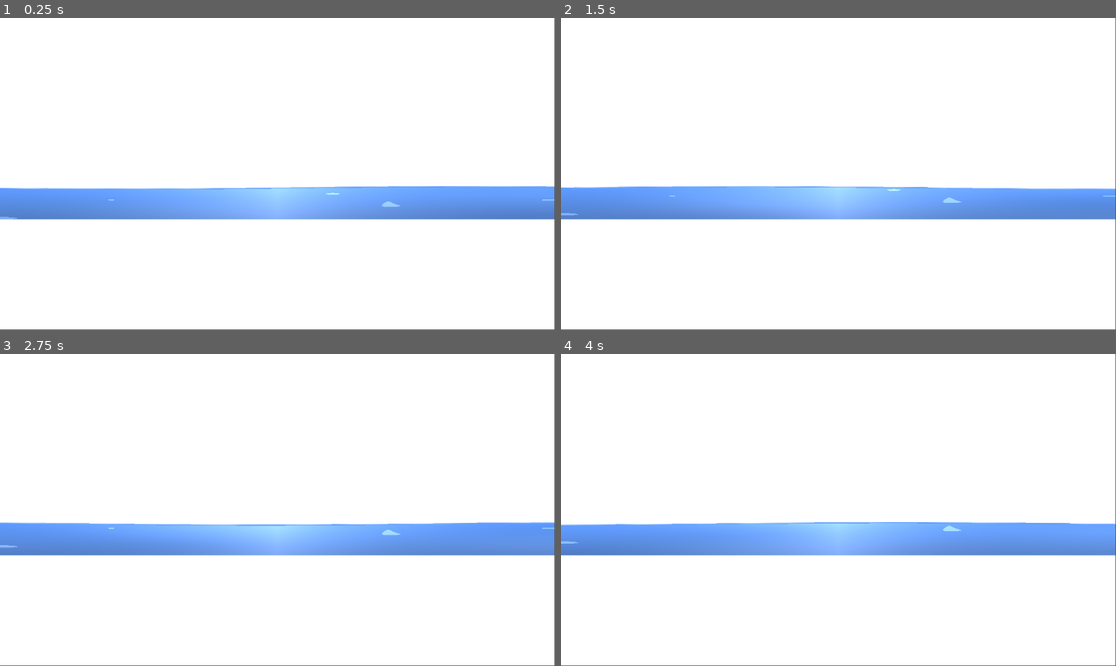
Above: before the commit, frames 1-4 (two rows, left to right).
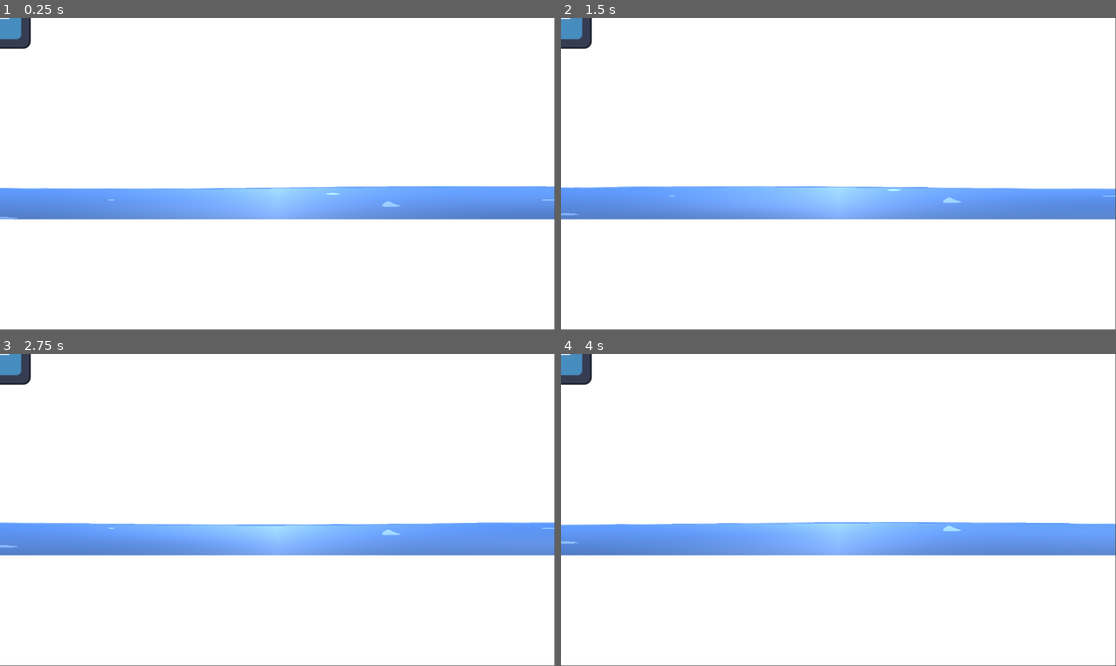
Above: after the commit, the same moments.

Repository: Jadiefication/Campfire-GameJam
Game: Godot game, scene res://scenes/base.tscn
Two runs of this game, one before a commit and one after it. Both use one fixed random seed, a clock stepped at 60 frames per second and the inputs below. The engine's default icon, where the game draws it, is replaced by a stand-in: a white triangle on a blue panel in a dark square.
Inputs:
- Up to frame 1 (0.25 s): no input
- Up to frame 2 (1.5 s): tap Enter at 0.5 s
- Up to frame 3 (2.75 s): tap Space at 2 s
- Up to frame 4 (4 s): tap Enter at 2.75 s

The runs differ from the first frame. In frame 1, 0.6% of the frame differs, in the area x 0-6%, y 0-11%; in frame 2, 0.6%; in frame 3, 0.6%; in frame 4, 0.6%.

Commit message:
added a base fish spawner and the fish, the fish will charge at the players direction

Diff:
--- /dev/null
+++ b/scenes/attack_fish_dash.tscn
@@ -0,0 +1,16 @@
+[gd_scene format=3 uid="uid://bqib3ynb2nivy"]
+
+[ext_resource type="Texture2D" uid="uid://d0285k5iabi3g" path="res://icon.svg" id="1_8lv6u"]
+[ext_resource type="Script" uid="uid://dlw8j77m6qkea" path="res://scripts/attack_fish_dash.gd" id="1_kg1jg"]
+
+[sub_resource type="CircleShape2D" id="CircleShape2D_8lv6u"]
+radius = 69.4
+
+[node name="dash_fish_enemy" type="CharacterBody2D" unique_id=909622500]
+script = ExtResource("1_kg1jg")
+
+[node name="Sprite2D" type="Sprite2D" parent="." unique_id=1463527814]
+texture = ExtResource("1_8lv6u")
+
+[node name="CollisionShape2D" type="CollisionShape2D" parent="." unique_id=388299292]
+shape = SubResource("CircleShape2D_8lv6u")
--- a/scenes/base.tscn
+++ b/scenes/base.tscn
@@ -2,6 +2,7 @@
 
 [ext_resource type="Shader" uid="uid://xt2jid722gi3" path="res://shaders/wave.gdshader" id="1_pvqg0"]
 [ext_resource type="Texture2D" uid="uid://d0285k5iabi3g" path="res://icon.svg" id="2_baglu"]
+[ext_resource type="PackedScene" uid="uid://qiulhnrb1h2f" path="res://scenes/fish_spawner.tscn" id="3_t45w4"]
 
 [sub_resource type="RectangleShape2D" id="RectangleShape2D_baglu"]
 size = Vector2(1147, 20)
@@ -40,3 +41,5 @@
 position = Vector2(575.5, 354)
 scale = Vector2(8.9921875, 1)
 texture = ExtResource("2_baglu")
+
+[node name="fish_spawner" parent="." unique_id=642292370 instance=ExtResource("3_t45w4")]
--- /dev/null
+++ b/scenes/fish_spawner.tscn
@@ -0,0 +1,23 @@
+[gd_scene format=3 uid="uid://qiulhnrb1h2f"]
+
+[ext_resource type="Script" uid="uid://cvwdpygilbrbc" path="res://scripts/fish_spawner.gd" id="1_auosd"]
+[ext_resource type="PackedScene" uid="uid://bqib3ynb2nivy" path="res://scenes/attack_fish_dash.tscn" id="2_q8in3"]
+[ext_resource type="Texture2D" uid="uid://d0285k5iabi3g" path="res://icon.svg" id="2_sydb0"]
+
+[sub_resource type="CircleShape2D" id="CircleShape2D_hb7eh"]
+radius = 11.632331
+
+[node name="fish_spawner" type="Node2D" unique_id=642292370]
+script = ExtResource("1_auosd")
+attack_fish_dash = ExtResource("2_q8in3")
+
+[node name="Area2D" type="Area2D" parent="." unique_id=570606193]
+
+[node name="CollisionShape2D" type="CollisionShape2D" parent="Area2D" unique_id=826868665]
+scale = Vector2(15, 15)
+shape = SubResource("CircleShape2D_hb7eh")
+
+[node name="Sprite2D" type="Sprite2D" parent="." unique_id=671118543]
+texture = ExtResource("2_sydb0")
+
+[connection signal="body_entered" from="Area2D" to="." method="_on_area_2d_body_entered"]
--- /dev/null
+++ b/scripts/attack_fish_dash.gd
@@ -0,0 +1,20 @@
+extends CharacterBody2D
+
+@export var speed := 400
+var player
+var charge_direction := Vector2.ZERO
+
+func _ready():
+	player = get_tree().get_first_node_in_group("player")
+
+func _physics_process(delta):
+	velocity = charge_direction * speed
+	move_and_slide()
+
+	for i in range (get_slide_collision_count()):
+		var collision = get_slide_collision(i)
+		var collider = collision.get_collider()
+
+		if collider.is_in_group("player"):
+			#TODO make it kill the player, or damage
+			pass
--- /dev/null
+++ b/scripts/fish_spawner.gd
@@ -0,0 +1,24 @@
+extends Node2D
+@export var attack_fish_dash: PackedScene
+var fish_spawned: bool = false
+
+# Called when the node enters the scene tree for the first time.
+func _ready() -> void:
+	pass # Replace with function body.
+
+
+# Called every frame. 'delta' is the elapsed time since the previous frame.
+func _process(delta: float) -> void:
+	pass
+
+
+func _on_area_2d_body_entered(body: Node2D) -> void:
+	if !fish_spawned:
+		spawn_fish()
+func spawn_fish() -> void:
+	var fish = attack_fish_dash.instantiate
+	fish.global_position = global_position
+	get_parent().add_child(fish)
+	# TODO
+	fish_spawned = true
+	#change sprite to a different one
Not shown, added: scripts/attack_fish_dash.gd.uid
Not shown, added: scripts/fish_spawner.gd.uid
